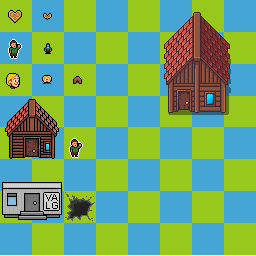
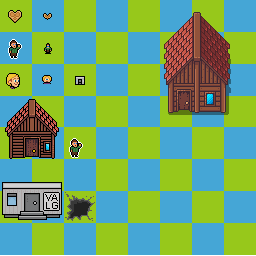
Two versions of the same layered image (256 × 256). Layer-by-layer changes:
added layer "Lag 2" above "house" over (75, 76, 85, 85)
painted on "house" over (73, 76, 82, 84)
